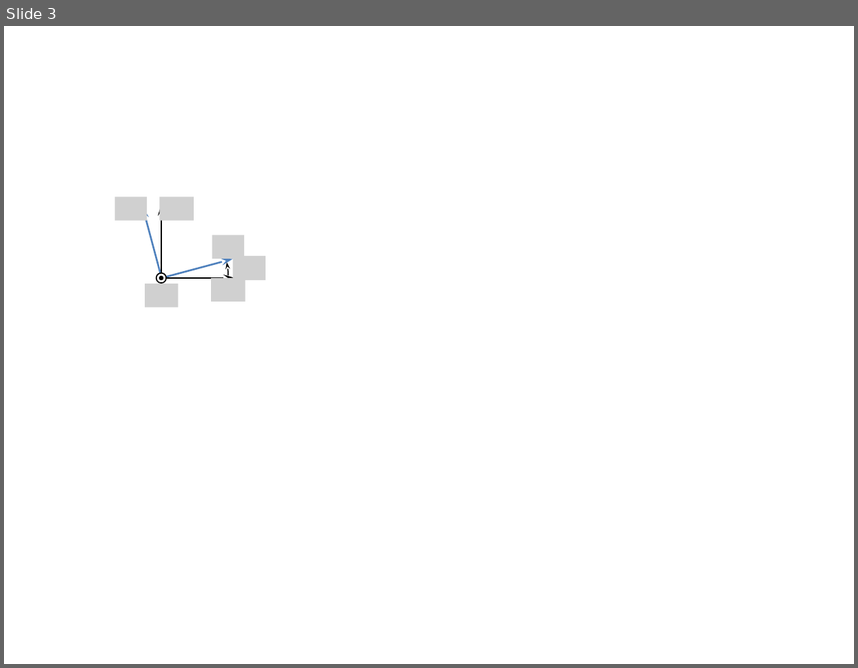
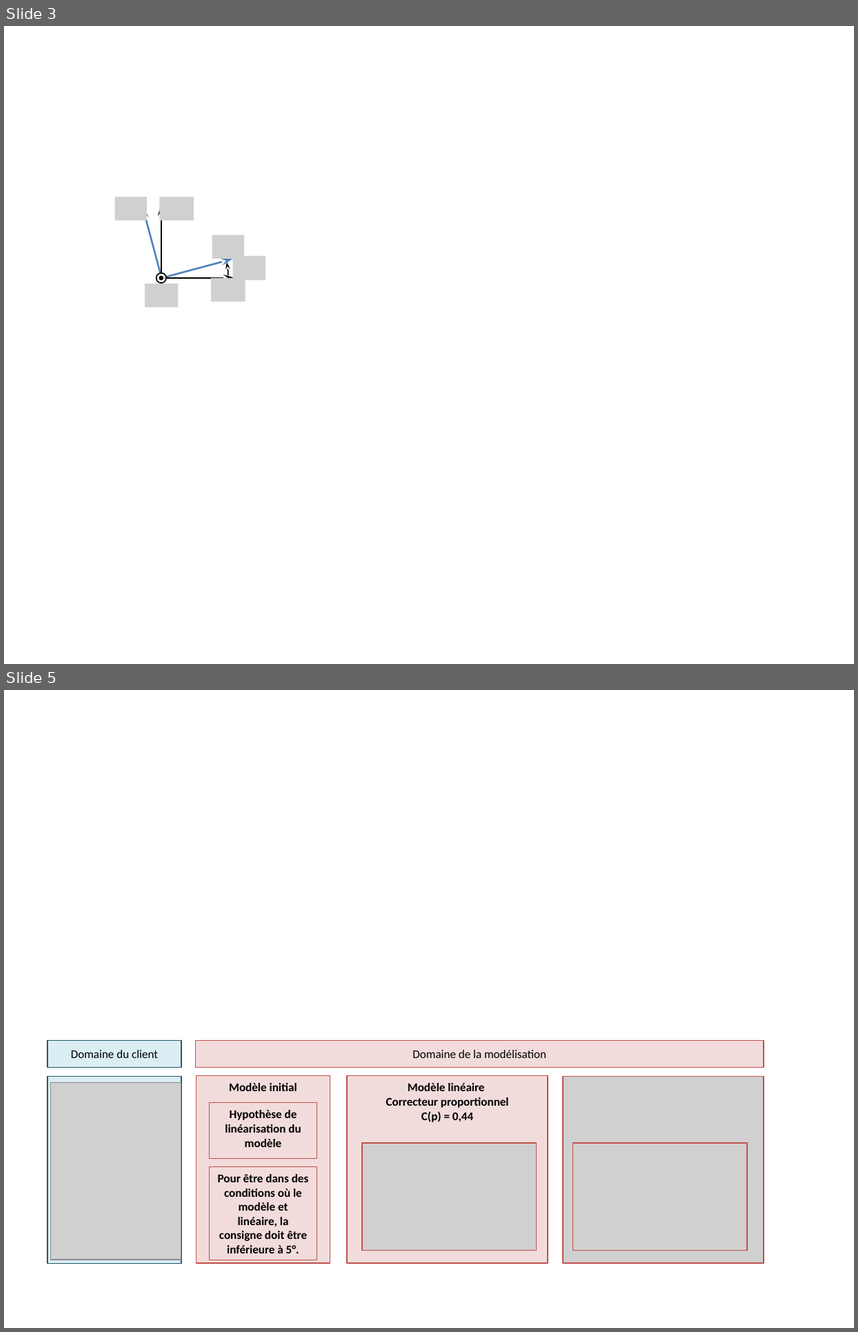
Before and after one commit to xpessoles/Cy_03_PSI_ConceptionCommande, a slide deck: Chapitre_01_Correction/TD_99_RP_Quille/images/Figure.pptx. Shown one above the other, each under a label of ours: slide 3 before the commit, slides 3 and 5 after it; the slides between them are not shown. The pictures are 858x668 and 858x1332 pixels, drawn with LibreOffice and Linux fonts; fonts in the diff are those of the drawing; grey boxes stand for pictures. Boxes give left, top, right and bottom in pixels: in the first picture for what was removed or moved away, otherwise in the second. Text is boxed around its words. In the diff, an @@ line names an element or a change of style, - is before the commit and + after.

```diff
--- a/Chapitre_01_Correction/TD_99_RP_Quille/images/Figure.pptx
+++ b/Chapitre_01_Correction/TD_99_RP_Quille/images/Figure.pptx
@@ slide 5 added at (x1=4, y1=690, x2=854, y2=1328), background #FFFFFF @@
@@ rectangle added at (x1=47, y1=1041, x2=181, y2=1067), fill #DBEEF4, outline #215968 0.75 pt, 10 pt, text #000000 @@
+Domaine du client
@@ rectangle added at (x1=195, y1=1041, x2=764, y2=1067), fill #F2DCDB, outline #C0504D 0.75 pt, 10 pt, text #000000 @@
+Domaine de la modélisation
@@ rectangle added at (x1=47, y1=1076, x2=181, y2=1263), fill #DBEEF4, outline #215968 0.75 pt @@
@@ picture added at (x1=51, y1=1083, x2=181, y2=1259) @@
@@ rectangle added at (x1=196, y1=1076, x2=330, y2=1263), fill #F2DCDB, outline #C0504D 0.75 pt, 10 pt, text #000000, bold @@
+Modèle initial
@@ rectangle added at (x1=348, y1=1076, x2=548, y2=1263), fill #F2DCDB, outline #C0504D 0.75 pt, 10 pt, text #000000, bold @@
+Modèle linéaire
+Correcteur proportionnel
+C(p) = 0,44
@@ picture added at (x1=562, y1=1076, x2=763, y2=1263) @@
@@ rectangle added at (x1=210, y1=1103, x2=318, y2=1158), fill #F2DCDB, outline #C0504D 0.75 pt, 10 pt, text #000000, bold @@
+Hypothèse de linéarisation du modèle
@@ picture added at (x1=362, y1=1142, x2=536, y2=1250) @@
@@ picture added at (x1=573, y1=1142, x2=747, y2=1250) @@
@@ rectangle added at (x1=210, y1=1166, x2=318, y2=1259), fill #F2DCDB, outline #C0504D 0.75 pt, 10 pt, text #000000, bold @@
+Pour être dans des conditions où le modèle et linéaire, la consigne doit être inférieure à 5°.
```
Also in this commit, not shown: 1 other slide added, 19 other files.
